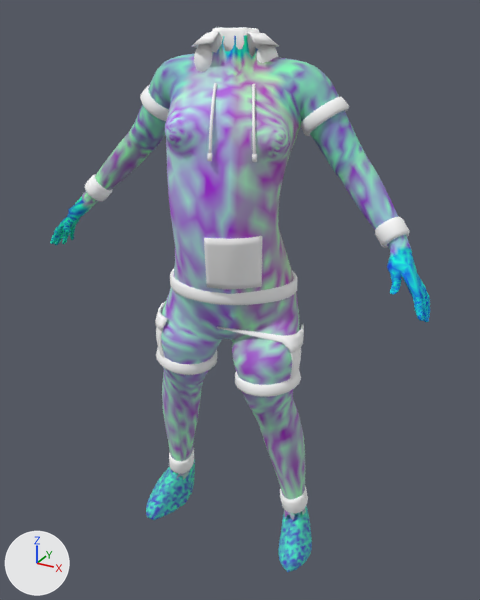
The glTF model godot-world-fracture/models/operators/bodies/civ-nyx-female.glb, before and after one commit.
Both versions are drawn from a 50 mm lens placed at (0.796, -1.429, 1.457), pointed at (0.024, -0.026, 0.755). Arrows for +X, +Y and +Z are at lower left; the lights stay in place. The first picture is the older version. Mesh edges are drawn as thin lines on the coarser meshes.

In view in the first picture: 'Piece_ankle_cuffs', 'Piece_cargo', 'Piece_cuffs', 'Piece_hem', 'Piece_hood', 'Piece_pocket', 'Piece_shirt_collar', 'Piece_shorts_hems', 'Piece_sleeve_hems', 'civilian' and 2 more.
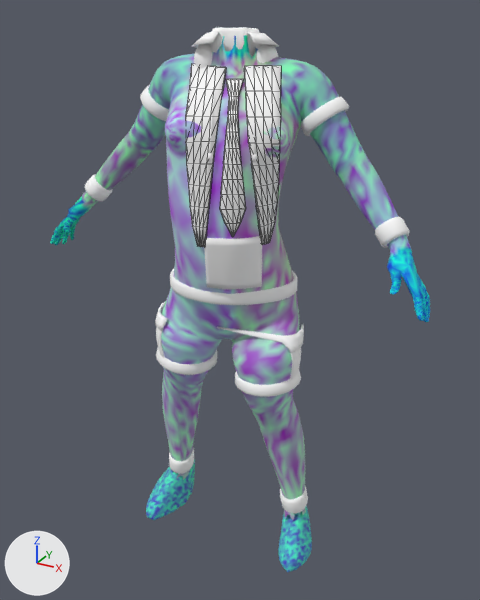
The change, as JSON lines over the scene's bpy script:
```json
{"op": "add", "block": "me_piece_tie", "code": ["me_piece_tie = bpy.data.meshes.new('Piece_tie')", "me_piece_tie.from_pydata(...)  # 110 vertices, 216 faces; spans x 0.033..0.117, y -0.199..-0.089, z 0.984..1.316", "me_piece_tie.materials.append(mat_civilian_001)  # white #ffffff"]}
{"op": "add", "block": "me_piece_lapels", "code": ["me_piece_lapels = bpy.data.meshes.new('Piece_lapels')", "me_piece_lapels.from_pydata(...)  # 180 vertices, 352 faces; spans x -0.077..0.185, y -0.226..-0.034, z 0.956..1.341", "me_piece_lapels.materials.append(mat_civilian_001)  # white #ffffff"]}
{"op": "add", "block": "ob_piece_tie", "code": ["ob_piece_tie = bpy.data.objects.new('Piece_tie', me_piece_tie)", "ob_piece_tie.location = (0.0, 0.0, 0.0)"]}
{"op": "add", "block": "ob_piece_lapels", "code": ["ob_piece_lapels = bpy.data.objects.new('Piece_lapels', me_piece_lapels)", "ob_piece_lapels.location = (0.0, 0.0, 0.0)"]}
```

Location of each change, [x1, y1, x2, y2] in pixels of the pictures (480 x 600 px):
```json
{"object": "Piece_lapels", "change": "added", "after": [185, 64, 281, 247]}
{"object": "Piece_tie", "change": "added", "after": [220, 79, 246, 237]}
```
